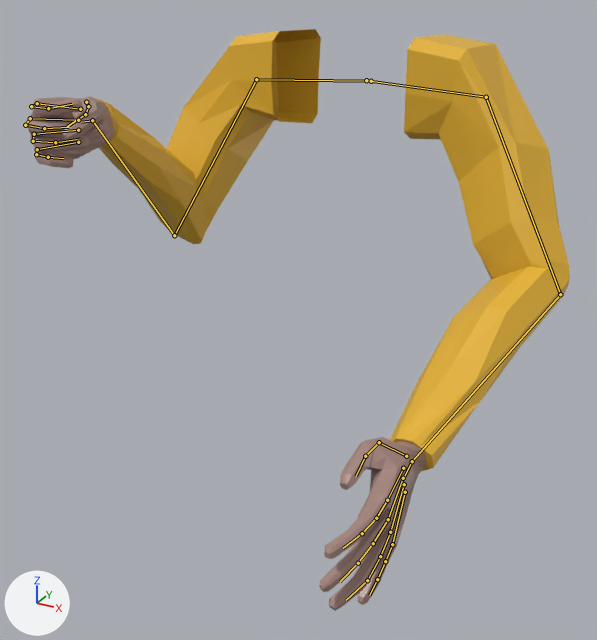
Two versions of the Blender file Assets/Art/Models/Blender/Arms.blend, one commit apart.
Rendered twice from a 50 mm lens placed at (6.77, -15.15, 3.25), pointed at (0.15, -3.12, -2.77). The lights are fixed; the arrows at lower left show +X, +Y and +Z. Both versions are drawn at frame 0 of the action 'DefaultPos'; the numbers are the values there. The bones that bend it are drawn over the model as lines.

The first picture shows 'ArmL', 'ArmR'.
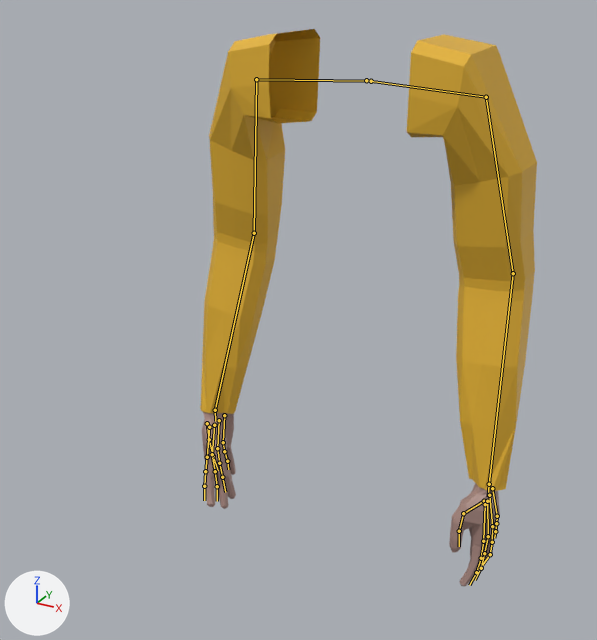
Where the change shows, as pixel boxes [x1, y1, x2, y2] in the pictures (597 x 640 px):
'ArmL', posed (48% narrower): before [319, 34, 570, 611]; after [407, 34, 537, 586]
'ArmR', posed (59% narrower, 123% taller): before [27, 29, 321, 244]; after [200, 29, 320, 509]
bone 'ThumbR', root to tip: before (86, 102) to (88, 106); after (207, 423) to (209, 439)
bone 'Thumb2R', root to tip: before (88, 106) to (85, 114); after (209, 439) to (213, 456)
bone 'Thumb3R', root to tip: before (85, 114) to (67, 126); after (213, 456) to (218, 470)
bone 'IndexFingerR', root to tip: before (80, 109) to (37, 103); after (209, 427) to (207, 457)
bone 'IndexFinger2R', root to tip: before (37, 103) to (31, 106); after (207, 457) to (205, 471)
bone 'IndexFinger3R', root to tip: before (31, 106) to (48, 108); after (205, 471) to (204, 486)
bone 'IndexFinger4R', root to tip: before (48, 108) to (72, 104); after (204, 486) to (204, 500)
bone 'MiddleFingerR', root to tip: before (78, 120) to (30, 118); after (214, 425) to (212, 454)
bone 'MiddleFinger2R', root to tip: before (30, 118) to (25, 125); after (212, 454) to (215, 471)
bone 'MiddleFinger3R', root to tip: before (25, 125) to (44, 128); after (215, 471) to (217, 486)
bone 'MiddleFinger4R', root to tip: before (44, 128) to (69, 127); after (217, 486) to (217, 501)
bone 'RingFingerR', root to tip: before (78, 130) to (34, 134); after (219, 420) to (217, 448)
bone 'RingFinger2R', root to tip: before (34, 134) to (33, 141); after (217, 448) to (219, 463)
bone 'RingFinger3R', root to tip: before (33, 141) to (55, 142); after (219, 463) to (222, 477)
bone 'RingFinger4R', root to tip: before (55, 142) to (79, 139); after (222, 477) to (225, 492)
bone 'PinkyR', root to tip: before (78, 142) to (37, 149); after (224, 415) to (223, 442)
bone 'Pinky2R', root to tip: before (37, 149) to (36, 154); after (223, 442) to (224, 451)
bone 'Pinky3R', root to tip: before (36, 154) to (48, 157); after (224, 451) to (227, 461)
bone 'Pinky4R', root to tip: before (48, 157) to (63, 158); after (227, 461) to (228, 469)

The change in detail:
Bone 'HandControllerR' (bone_handcontrollerr) moves from (-0.28, -7.65, 3.69) to (-7.6, -7.35, -0.44).
Bone 'HandControllerR' (bone_handcontrollerr) turns from (97, 2, -9) to (5, -87, 90) degrees about its own x, y and z.
Bone 'ThumbR' (bone_thumbr) turns from (17, 17, 40) to (0, 0, 0) degrees about its own x, y and z.
Bone 'Thumb2R' (bone_thumb2r) turns from (28, 6, -28) to (19, 9, 1) degrees about its own x, y and z.
Bone 'Thumb3R' (bone_thumb3r) turns from (-32, 12, 2) to (0, 0, 0) degrees about its own x, y and z.
Bone 'IndexFingerR' (bone_indexfingerr) turns from (-17, -5, 7) to (1, -1, 4) degrees about its own x, y and z.
Bone 'IndexFinger2R' (bone_indexfinger2r) turns from (45, 10, 2) to (-6, 4, -2) degrees about its own x, y and z.
Bone 'IndexFinger3R' (bone_indexfinger3r) turns from (49, 14, 1) to (0, 8, -9) degrees about its own x, y and z.
Bone 'IndexFinger4R' (bone_indexfinger4r) turns from (35, 14, -7) to (2, 0, -11) degrees about its own x, y and z.
Bone 'MiddleFingerR' (bone_middlefingerr) turns from (-20, -3, 2) to (0, 0, 0) degrees about its own x, y and z.
Bone 'MiddleFinger2R' (bone_middlefinger2r) turns from (48, 7, -4) to (4, 3, -1) degrees about its own x, y and z.
Bone 'MiddleFinger3R' (bone_middlefinger3r) turns from (53, 12, 2) to (7, 7, -9) degrees about its own x, y and z.
Bone 'MiddleFinger4R' (bone_middlefinger4r) turns from (29, 9, -6) to (-12, -7, -6) degrees about its own x, y and z.
Bone 'RingFingerR' (bone_ringfingerr) turns from (-11, 1, -4) to (0, 2, -4) degrees about its own x, y and z.
Bone 'RingFinger2R' (bone_ringfinger2r) turns from (53, 2, 2) to (7, 2, 0) degrees about its own x, y and z.
Bone 'RingFinger3R' (bone_ringfinger3r) turns from (52, 10, -10) to (1, 0, -2) degrees about its own x, y and z.
Bone 'RingFinger4R' (bone_ringfinger4r) turns from (28, 6, -11) to (-14, -2, -1) degrees about its own x, y and z.
Bone 'PinkyR' (bone_pinkyr) turns from (-4, 5, -11) to (-1, 5, -11) degrees about its own x, y and z.
Bone 'Pinky2R' (bone_pinky2r) turns from (44, -1, -4) to (5, -2, -1) degrees about its own x, y and z.
Bone 'Pinky3R' (bone_pinky3r) turns from (34, 1, -14) to (3, -2, 0) degrees about its own x, y and z.
Bone 'Pinky4R' (bone_pinky4r) turns from (41, -3, -10) to (-7, 0, -2) degrees about its own x, y and z.
Bone 'EllbowPointL' (bone_ellbowpointl) moves from (0.0, 0.0, 0.0) to (0.0, 0.01, -3.12).
Bone 'HandControllerL' (bone_handcontrollerl) moves from (4.54, -7.71, 4.4) to (7.56, -7.53, -0.61).
Bone 'HandControllerL' (bone_handcontrollerl) turns from (90, 17, -5) to (116, 90, 26) degrees about its own x, y and z.
